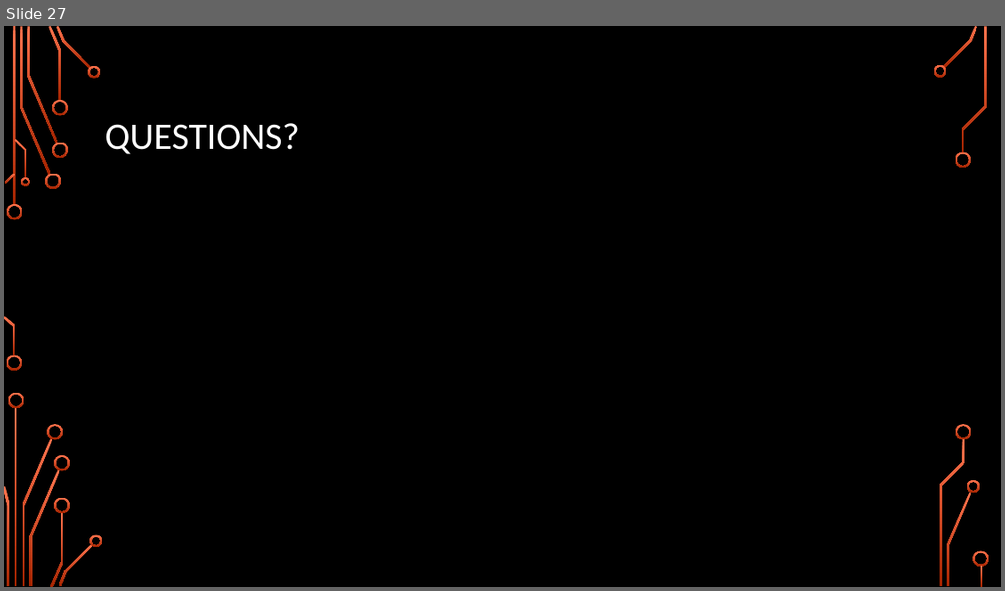
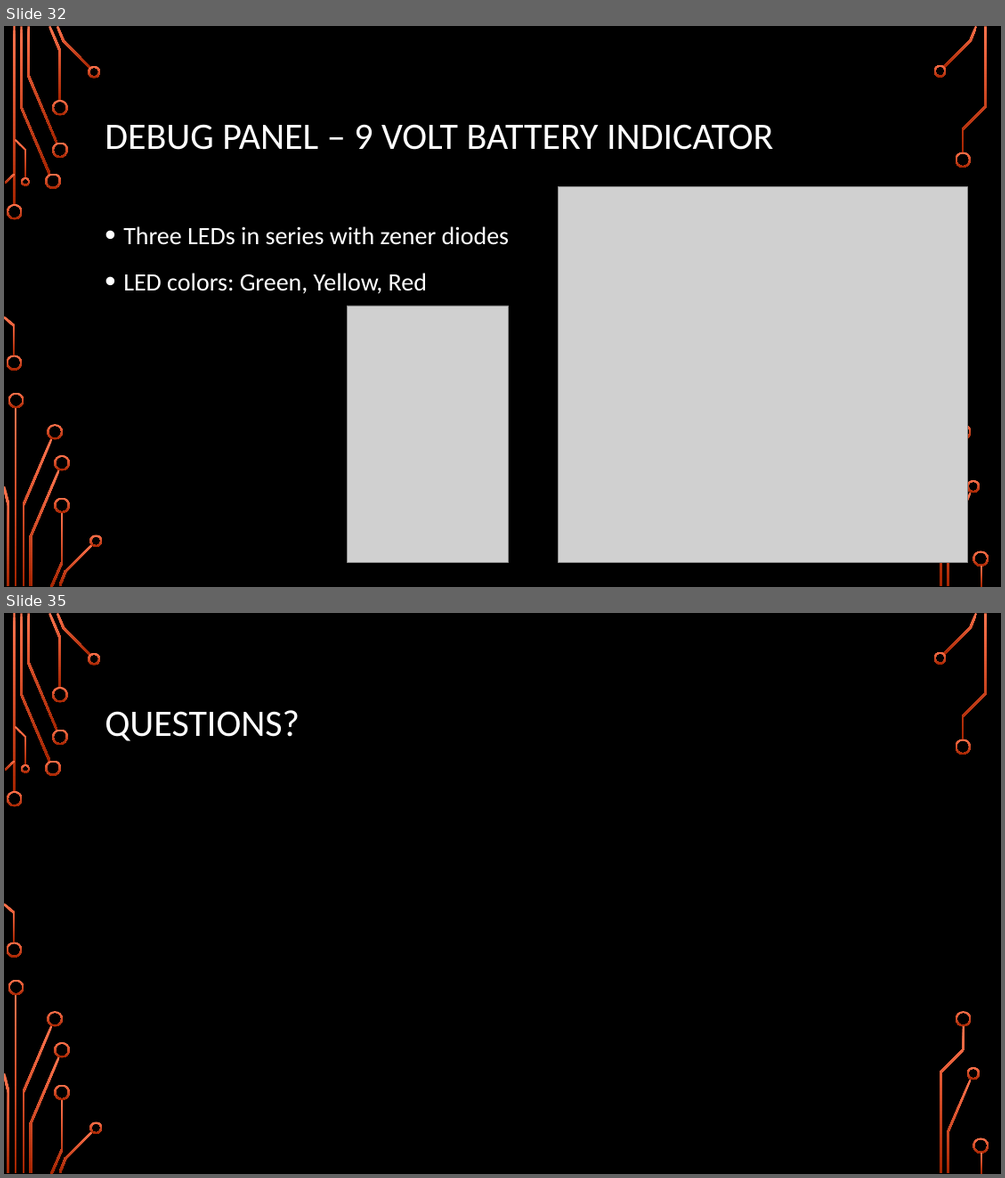
Before and after one commit to Logiant/AgileRoboticControls, a slide deck: Documentation/Presentation/Design Presentation/Design Presentation.pptx. Shown one above the other, each under a label of ours: slide 27 before the commit, slides 32 and 35 after it; the slides between them are not shown. The pictures are 1005x591 and 1005x1178 pixels, drawn with LibreOffice and Linux fonts; fonts in the diff are those of the drawing; grey boxes stand for pictures; background and template pictures are left out. Boxes give left, top, right and bottom in pixels: in the first picture for what was removed or moved away, otherwise in the second. Text is boxed around its words. In the diff, an @@ line names an element or a change of style, - is before the commit and + after.

```diff
--- a/Documentation/Presentation/Design Presentation/Design Presentation.pptx
+++ b/Documentation/Presentation/Design Presentation/Design Presentation.pptx
@@ slide 32 added at (4,26,1001,587), background picture (left out); not listed: 36 template elements that a slide beside it also shows @@
@@ title added at (105,124,773,150), 36 pt, text #FFFFFF @@
+DEBUG PANEL – 9 VOLT BATTERY INDICATOR
@@ picture added at (558,187,967,562) @@
@@ text added at (123,226,509,294), 24 pt, text #FFFFFF @@
+• Three LEDs in series with zener diodes
+• LED colors: Green, Yellow, Red
@@ picture added at (347,305,508,562) @@
@@ what was slide 27 is now slide 35 @@
```
Also in this commit, not shown: 1 slide changed, 8 other slides added, 1 slide removed, 2 other files.
